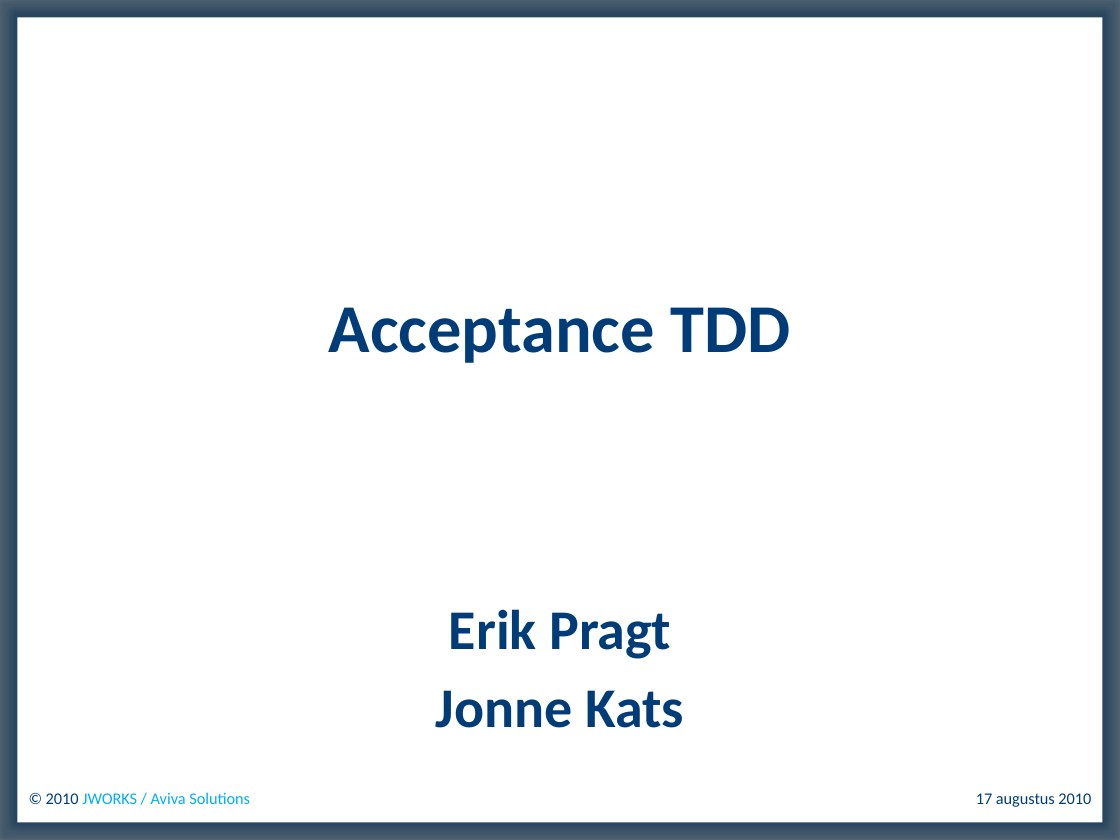
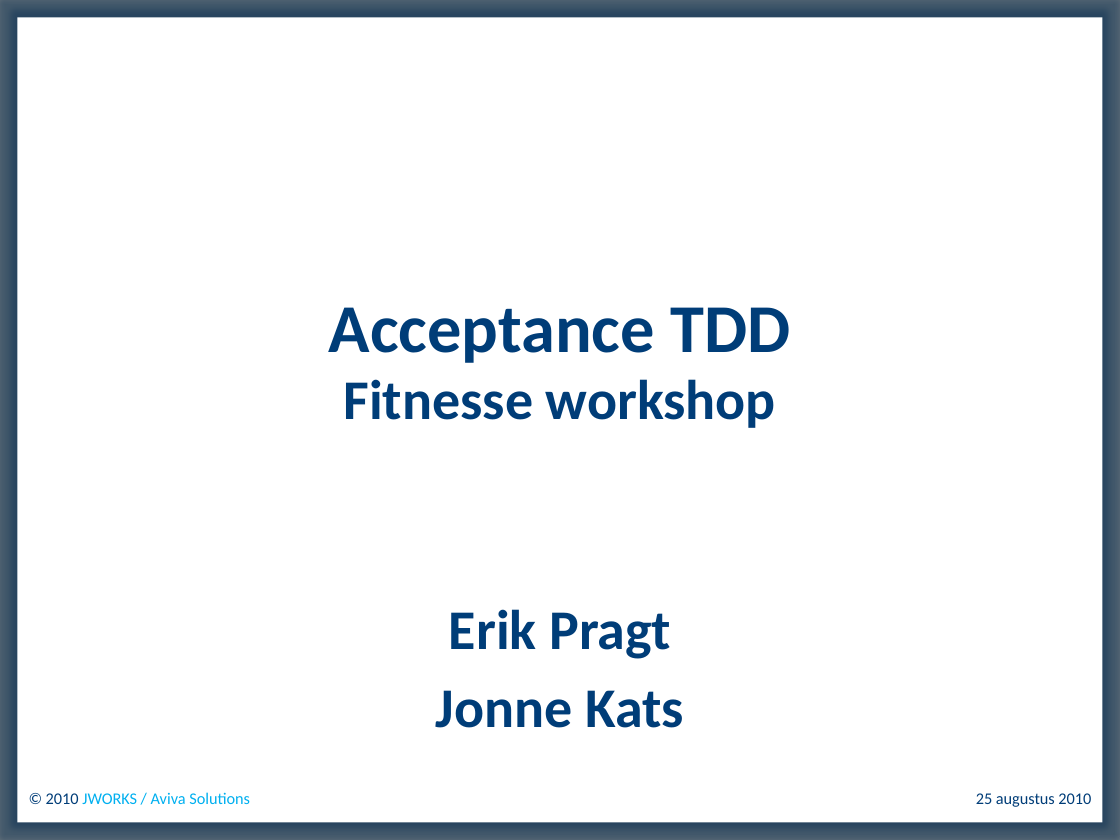
Before and after one commit to Jonne/FitnesseWorkshop, a slide deck: slide 1 of Sheets/ATDD short.pptx. Drawn at 1120x840 pixels with LibreOffice and Linux fonts; fonts in the diff are those of the drawing; background and template pictures are left out. Boxes give left, top, right and bottom in pixels: in the first picture for what was removed or moved away, otherwise in the second. Text is boxed around its words. In the diff, an @@ line names an element or a change of style, - is before the commit and + after.

Commit message:
Finished C# code and fitnesse pages almost ready

```diff
--- a/Sheets/ATDD short.pptx
+++ b/Sheets/ATDD short.pptx
@@ text added at bbox=[344, 379, 776, 428], 36 pt, text #003D78, bold @@
+Fitnesse workshop
@@ text at bbox=[976, 793, 1091, 807]: text changed @@
-17 augustus 2010
+25 augustus 2010
```
Also in this commit, not shown: 12 other slides changed, 1 slide added, 46 other files.
